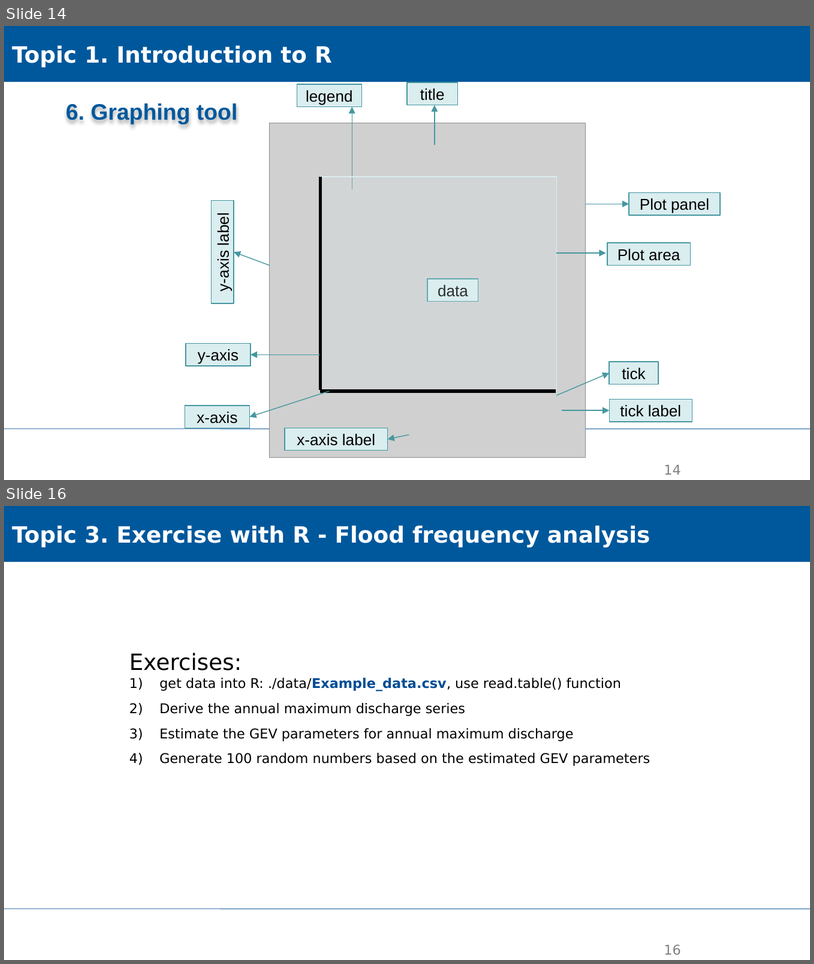
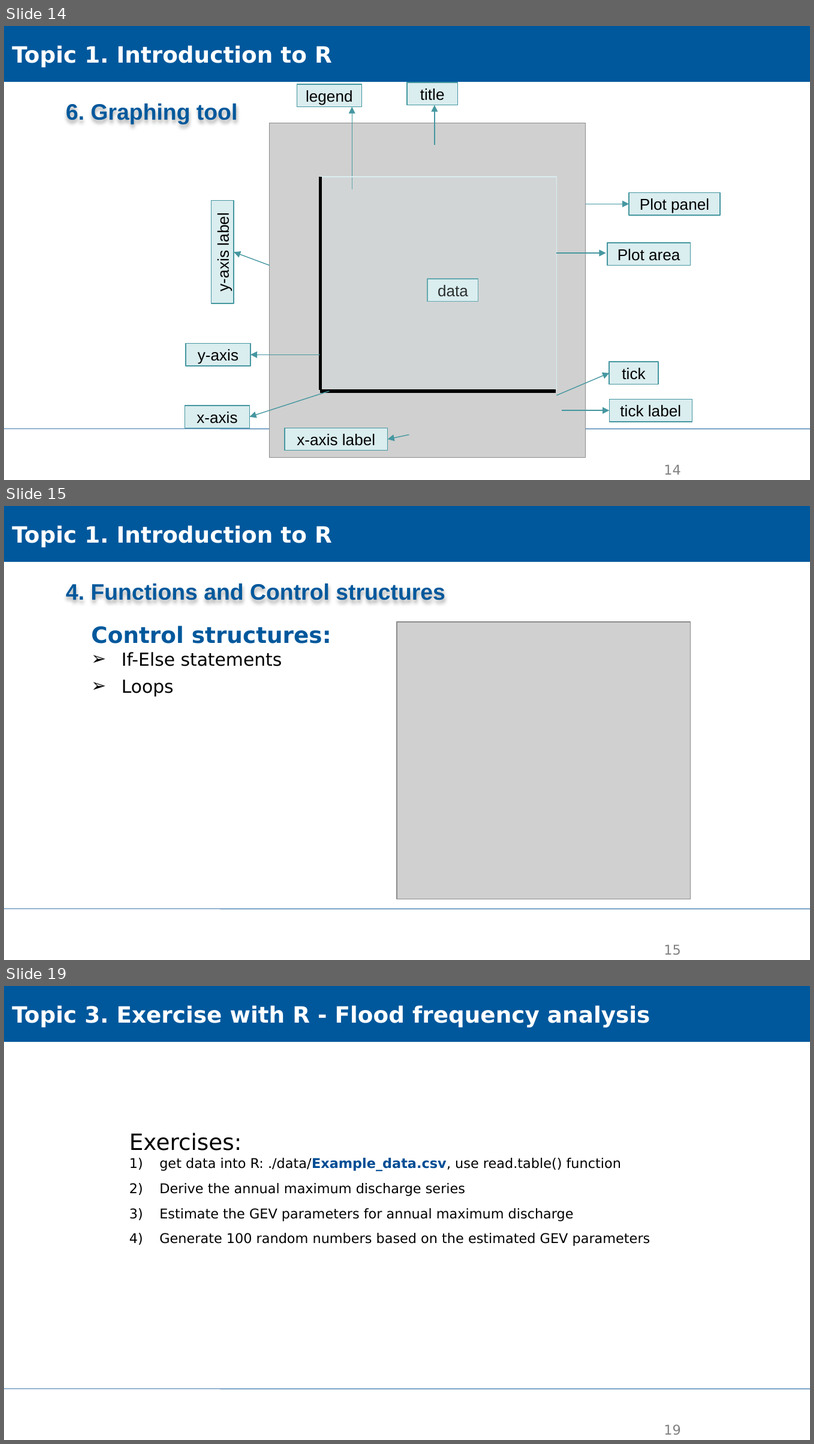
Before and after one commit to XiaoxiangGuanGFZ/FloodRiskSeminar, a slide deck: slides/FRS_exercise_R.pptx. Shown one above the other, each under a label of ours: slides 14 and 16 before the commit, slides 14, 15 and 19 after it; the slides between them are not shown. The pictures are 814x964 and 814x1444 pixels, drawn with LibreOffice and Linux fonts; fonts in the diff are those of the drawing; grey boxes stand for pictures; background and template pictures are left out. Boxes give left, top, right and bottom in pixels: in the first picture for what was removed or moved away, otherwise in the second. Text is boxed around its words. In the diff, an @@ line names an element or a change of style, - is before the commit and + after.

```diff
--- a/slides/FRS_exercise_R.pptx
+++ b/slides/FRS_exercise_R.pptx
@@ slide 15 added at bbox=[4, 506, 810, 960], background #FFFFFF; not listed: 1 template element that a slide beside it also shows @@
@@ rectangle added at bbox=[4, 506, 810, 562], fill #00589C, outline #00589C 0.75 pt, 20 pt, text #FFFFFF, bold @@
+Topic 1. Introduction to R
@@ text added at bbox=[66, 583, 446, 600], 20 pt, text #00589C, bold @@
+4. Functions and Control structures
@@ text added at bbox=[91, 625, 332, 696], 16 pt, text #000000 @@
+Control structures:
+➢ If-Else statements
+➢ Loops
@@ picture added at bbox=[397, 622, 690, 899] @@
@@ page number added at bbox=[664, 945, 681, 954], 12 pt, text #808080 @@
+15
@@ what was slide 16 is now slide 19 @@
@@ page number at bbox=[664, 1424, 681, 1434]: text changed @@
-16
+19
```
Also in this commit, not shown: 5 other slides added, 1 slide removed.
